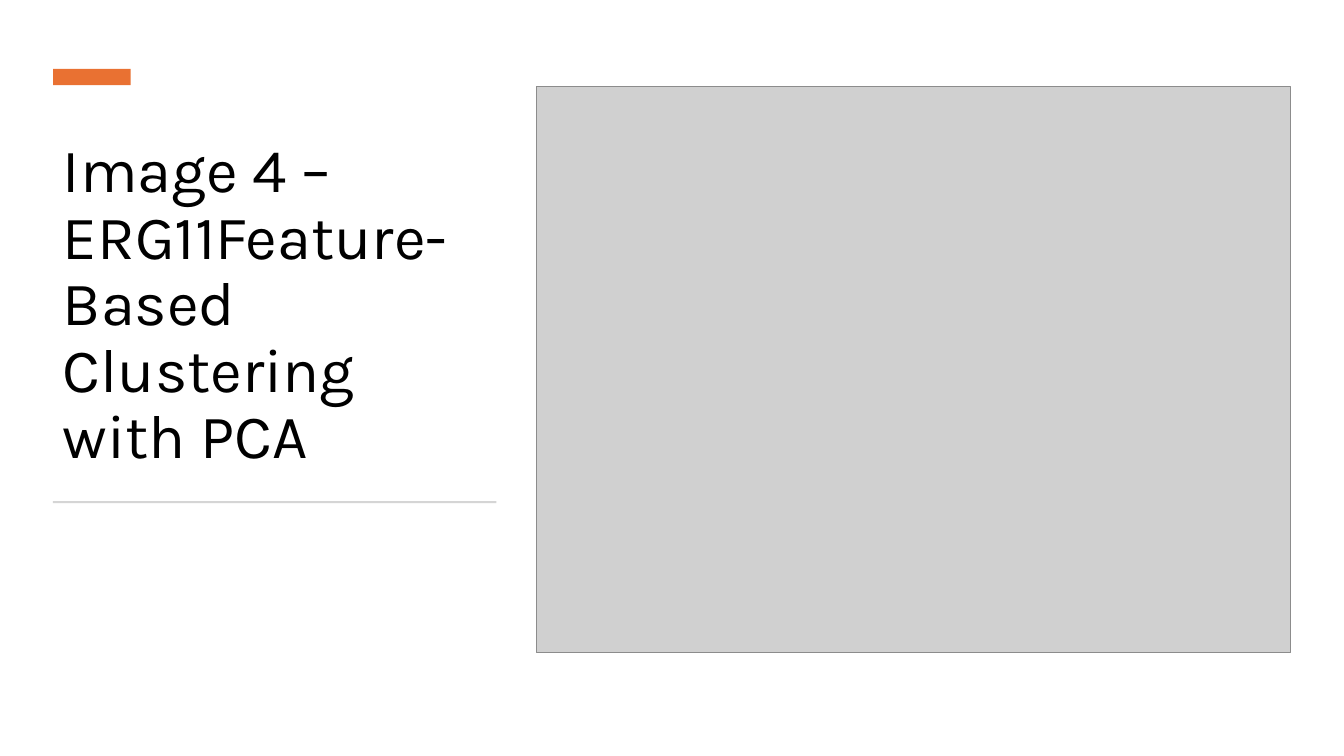
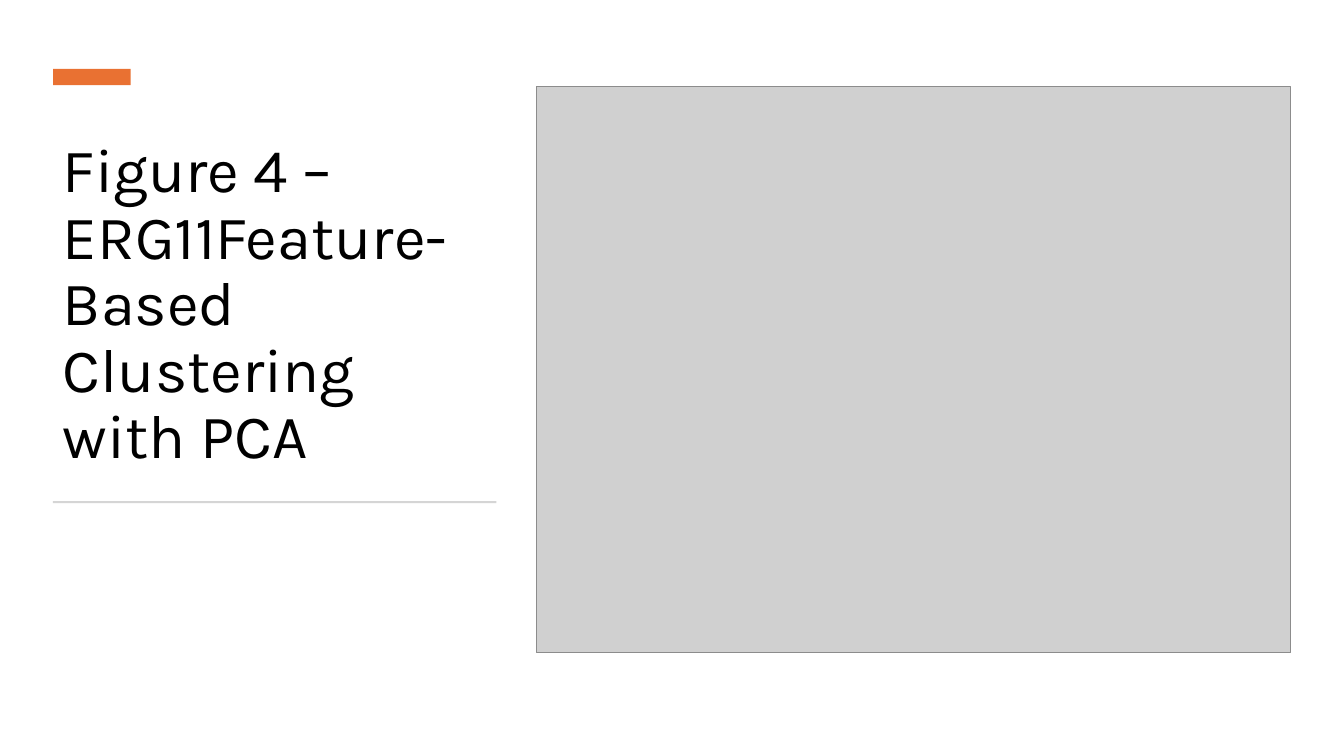
Before and after one commit to snsaiphoo/binf6210_assignment4, a slide deck: slide 12 of doc/Candida Comparison.pptx (slide 11 before the commit). Drawn at 1344x756 pixels with LibreOffice and Linux fonts; fonts in the diff are those of the drawing; grey boxes stand for pictures. Boxes give left, top, right and bottom in pixels: in the first picture for what was removed or moved away, otherwise in the second. Text is boxed around its words. In the diff, an @@ line names an element or a change of style, - is before the commit and + after.

```diff
--- a/doc/Candida Comparison.pptx
+++ b/doc/Candida Comparison.pptx
@@ title at box(63, 149, 447, 459): text changed @@
-Image 4 – ERG11Feature-Based Clustering with PCA
+Figure 4 – ERG11Feature-Based Clustering with PCA
```
Also in this commit, not shown: 9 other slides changed, 11 slides added, 10 slides removed.
